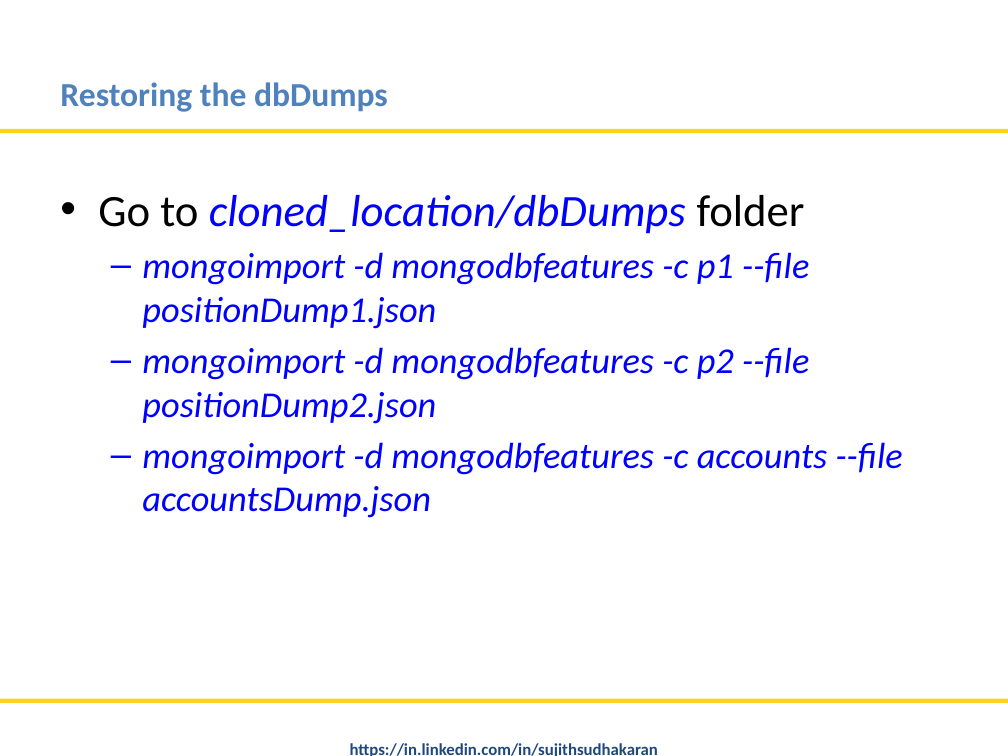
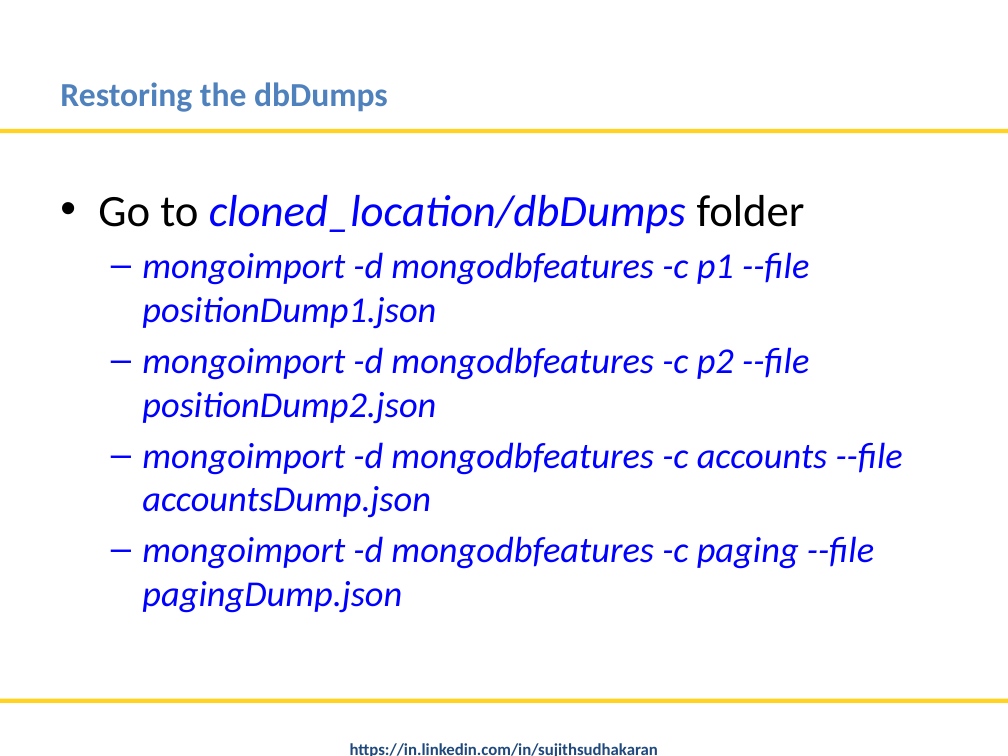
Before and after one commit to nitinmlvya/mongodb-tips-and-advfeatures, a slide deck: slide 3 of MongoDB Tips and Advance Features.pptx. Drawn at 1008x756 pixels with LibreOffice and Linux fonts; fonts in the diff are those of the drawing; background and template pictures are left out. Boxes give left, top, right and bottom in pixels: in the first picture for what was removed or moved away, otherwise in the second. Text is boxed around its words. In the diff, an @@ line names an element or a change of style, - is before the commit and + after.

```diff
--- a/MongoDB Tips and Advance Features.pptx
+++ b/MongoDB Tips and Advance Features.pptx
@@ text at [142, 536, 874, 613]: paragraph added @@
+  – mongoimport -d mongodbfeatures -c paging --file pagingDump.json
```
Also in this commit, not shown: 6 other slides changed, 1 other file.
